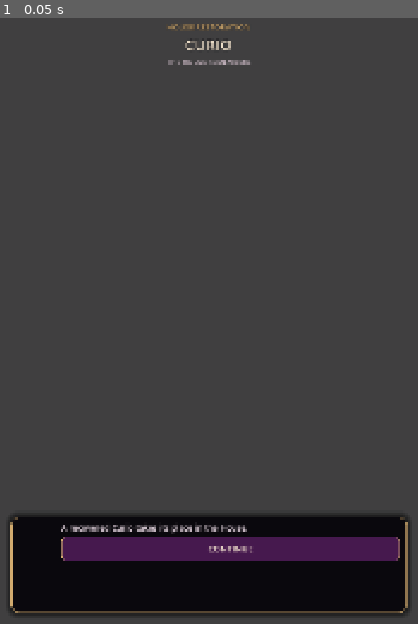
Above: before the commit, frame 1.
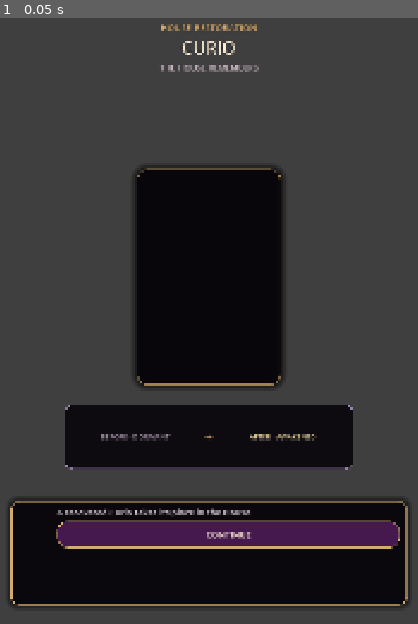
Above: after the commit, the same moment.

Repository: Jay-prodesign/akilta-match3
Game: Godot game, scene res://src/ui/home/restoration_overlay.tscn
Two runs of this game, one before a commit and one after it. Both use one fixed random seed, a clock stepped at 60 frames per second and the inputs below. This scene is started directly instead of the project's main scene.
Inputs:
- Up to frame 1 (0.05 s): no input

The runs differ from the first frame. In frame 1, 29% of the frame differs, in the area x 1-99%, y 0-99%.

Commit message:
Refocus restoration on the House and recovered display

Diff:
--- a/src/ui/home/restoration_overlay.tscn
+++ b/src/ui/home/restoration_overlay.tscn
@@ -27,10 +27,41 @@
 border_width_right = 2
 border_width_bottom = 2
 border_color = Color(0.831, 0.678, 0.439, 0.92)
-corner_radius_top_left = 11
-corner_radius_top_right = 11
-corner_radius_bottom_right = 11
-corner_radius_bottom_left = 11
+corner_radius_top_left = 24
+corner_radius_top_right = 24
+corner_radius_bottom_right = 24
+corner_radius_bottom_left = 24
+
+
+[sub_resource type="StyleBoxFlat" id="MotifFrame"]
+bg_color = Color(0.025, 0.017, 0.035, 0.88)
+border_width_left = 2
+border_width_top = 2
+border_width_right = 2
+border_width_bottom = 2
+border_color = Color(0.878, 0.714, 0.455, 0.86)
+corner_radius_top_left = 24
+corner_radius_top_right = 24
+corner_radius_bottom_right = 24
+corner_radius_bottom_left = 24
+shadow_color = Color(0, 0, 0, 0.66)
+shadow_size = 16
+
+[sub_resource type="StyleBoxFlat" id="StateRail"]
+bg_color = Color(0.031, 0.021, 0.043, 0.90)
+border_width_left = 1
+border_width_top = 1
+border_width_right = 1
+border_width_bottom = 1
+border_color = Color(0.749, 0.647, 0.847, 0.44)
+corner_radius_top_left = 16
+corner_radius_top_right = 16
+corner_radius_bottom_right = 16
+corner_radius_bottom_left = 16
+content_margin_left = 14.0
+content_margin_top = 8.0
+content_margin_right = 14.0
+content_margin_bottom = 8.0
 
 [node name="RestorationOverlay" type="Control"]
 layout_mode = 3
@@ -67,7 +98,7 @@
 theme_override_colors/font_color = Color(0.831, 0.678, 0.439, 1)
 theme_override_colors/font_outline_color = Color(0.02, 0.01, 0.03, 0.95)
 theme_override_constants/outline_size = 3
-theme_override_font_sizes/font_size = 19
+theme_override_font_sizes/font_size = 22
 text = "HOUSE RESTORATION"
 horizontal_alignment = 1
 
@@ -76,23 +107,35 @@
 theme_override_colors/font_color = Color(1, 0.941, 0.847, 1)
 theme_override_colors/font_outline_color = Color(0.02, 0.01, 0.03, 0.96)
 theme_override_constants/outline_size = 5
-theme_override_font_sizes/font_size = 36
+theme_override_font_sizes/font_size = 42
 text = "CURIO"
 horizontal_alignment = 1
 
 [node name="HeroCopy" type="Label" parent="RestorationHeader"]
 layout_mode = 2
 theme_override_colors/font_color = Color(0.85, 0.77, 0.82, 1)
-theme_override_font_sizes/font_size = 17
+theme_override_font_sizes/font_size = 20
 text = "THE HOUSE REMEMBERS"
 horizontal_alignment = 1
 
+
+[node name="RecoveredDisplayFrame" type="Panel" parent="."]
+layout_mode = 1
+anchor_left = 0.34
+anchor_top = 0.265
+anchor_right = 0.66
+anchor_bottom = 0.535
+grow_horizontal = 2
+grow_vertical = 2
+mouse_filter = 2
+theme_override_styles/panel = SubResource("MotifFrame")
+
 [node name="AwakeningMotif" type="TextureRect" parent="."]
 layout_mode = 1
-anchor_left = 0.28
-anchor_top = 0.25
-anchor_right = 0.72
-anchor_bottom = 0.58
+anchor_left = 0.385
+anchor_top = 0.305
+anchor_right = 0.615
+anchor_bottom = 0.495
 grow_horizontal = 2
 grow_vertical = 2
 mouse_filter = 2
@@ -100,12 +143,54 @@
 stretch_mode = 5
 modulate = Color(1, 0.96, 0.88, 1)
 
+
+[node name="StateRail" type="PanelContainer" parent="."]
+layout_mode = 1
+anchor_left = 0.18
+anchor_top = 0.56
+anchor_right = 0.82
+anchor_bottom = 0.64
+grow_horizontal = 2
+grow_vertical = 2
+theme_override_styles/panel = SubResource("StateRail")
+
+[node name="States" type="HBoxContainer" parent="StateRail"]
+layout_mode = 2
+theme_override_constants/separation = 12
+alignment = 1
+
+[node name="Before" type="Label" parent="StateRail/States"]
+layout_mode = 2
+size_flags_horizontal = 3
+theme_override_colors/font_color = Color(0.72, 0.66, 0.73, 1)
+theme_override_font_sizes/font_size = 17
+text = "BEFORE · DORMANT"
+horizontal_alignment = 1
+vertical_alignment = 1
+
+[node name="Arrow" type="Label" parent="StateRail/States"]
+layout_mode = 2
+theme_override_colors/font_color = Color(0.878, 0.714, 0.455, 1)
+theme_override_font_sizes/font_size = 24
+text = "→"
+horizontal_alignment = 1
+vertical_alignment = 1
+
+[node name="After" type="Label" parent="StateRail/States"]
+layout_mode = 2
+size_flags_horizontal = 3
+theme_override_colors/font_color = Color(0.965, 0.878, 0.66, 1)
+theme_override_font_sizes/font_size = 17
+text = "AFTER · AWAKENED"
+horizontal_alignment = 1
+vertical_alignment = 1
+
 [node name="CeremonyCard" type="PanelContainer" parent="."]
 layout_mode = 1
 anchor_left = 0.06
-anchor_top = 0.70
+anchor_top = 0.68
 anchor_right = 0.94
-anchor_bottom = 0.82
+anchor_bottom = 0.81
 grow_horizontal = 2
 grow_vertical = 2
 theme_override_styles/panel = SubResource("Card")
@@ -119,7 +204,7 @@
 theme_override_constants/separation = 12
 
 [node name="RestoredCurioArt" type="TextureRect" parent="CeremonyCard/CeremonyContent/CeremonyRow"]
-custom_minimum_size = Vector2(92, 92)
+custom_minimum_size = Vector2(82, 82)
 layout_mode = 2
 expand_mode = 1
 stretch_mode = 5
@@ -132,12 +217,12 @@
 [node name="Body" type="Label" parent="CeremonyCard/CeremonyContent/CeremonyRow/Copy"]
 layout_mode = 2
 theme_override_colors/font_color = Color(0.9, 0.84, 0.88, 1)
-theme_override_font_sizes/font_size = 20
+theme_override_font_sizes/font_size = 21
 text = "A recovered Curio takes its place in the House."
 autowrap_mode = 2
 
 [node name="Continue" type="Button" parent="CeremonyCard/CeremonyContent/CeremonyRow/Copy"]
-custom_minimum_size = Vector2(0, 60)
+custom_minimum_size = Vector2(0, 64)
 layout_mode = 2
 theme_override_colors/font_color = Color(1, 0.941, 0.847, 1)
 theme_override_font_sizes/font_size = 21
Not shown: 1 places in src/ui/home/restoration_overlay.tscn that only renumber resources
